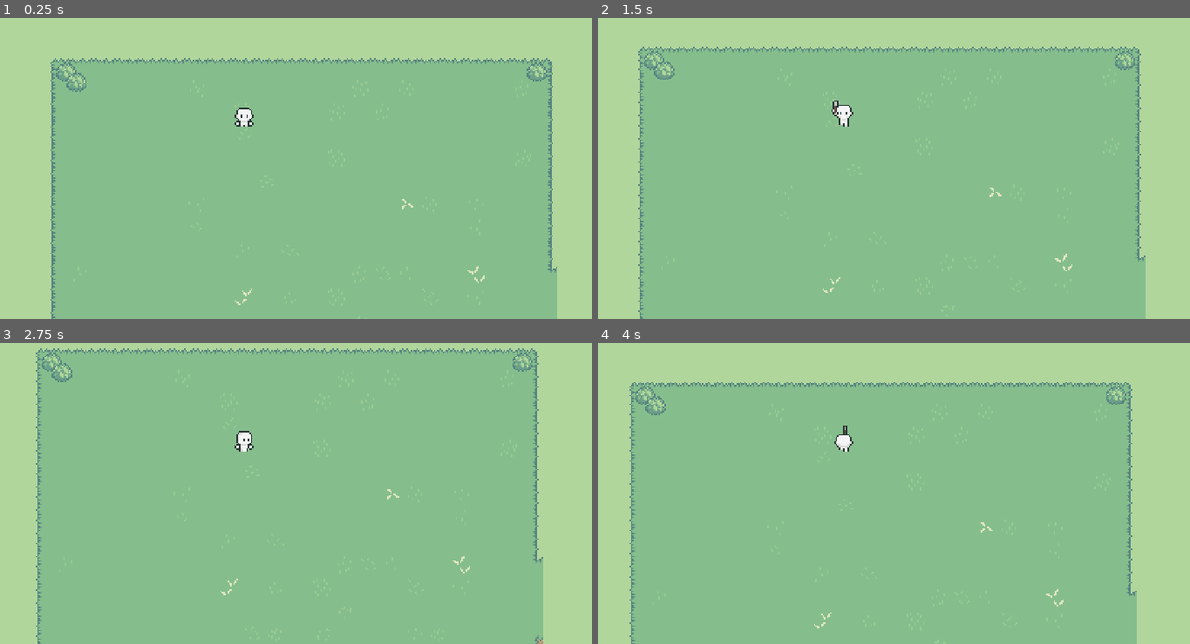
Above: before the commit, frames 1-4 (two rows, left to right).
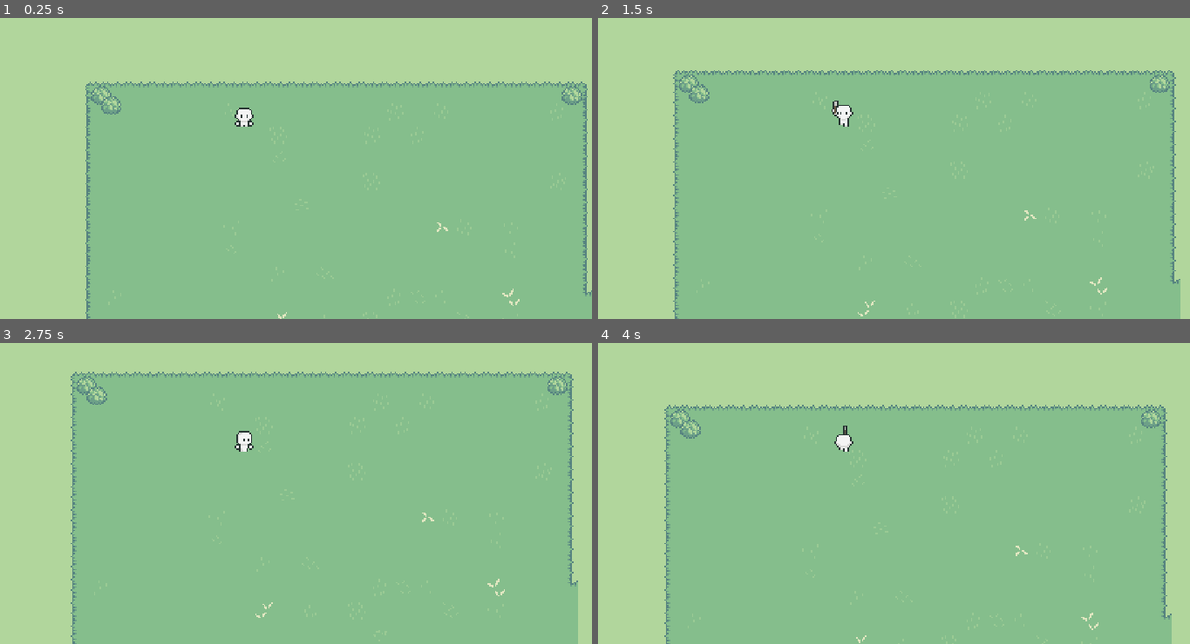
Above: after the commit, the same moments.

Repository: Grazulex/frpg
Game: Godot game, scene res://playground.tscn
The game is run twice, just before and just after one commit, with the same random seed, the same clock (stepped at 60 frames per second) and the same inputs.
Inputs:
- Up to frame 1 (0.25 s): no input
- Up to frame 2 (1.5 s): hold Right (right) 0.53-1.28 s; hold A (axe) 0.53-1.28 s; hold Down (down) from 1.28 s (still down); tap A (axe) at 1.35 s
- Up to frame 3 (2.75 s): release Down (down) at 2.03 s; hold Right (right) from 2.03 s (still down); hold A (axe) from 2.03 s (still down)
- Up to frame 4 (4 s): release Right (right) at 2.78 s; release A (axe) at 2.78 s; hold Up (up) 2.78-3.53 s; tap A (axe) at 2.85 s; hold Left (left) from 3.53 s (still down); hold A (axe) from 3.53 s (still down)

The runs differ from the first frame. In frame 1, 17% of the frame differs, in the area x 8-100%, y 13-100%; in frame 2, 17%; in frame 3, 18%, in the area x 6-98%, y 1-100%; in frame 4, 17%.

Commit message:
add cmera limit

Diff:
--- /dev/null
+++ b/00_Globals/GlobalLevelManager.gd
@@ -0,0 +1,8 @@
+extends Node
+
+var current_tilemap_bounds : Array[ Vector2 ]
+signal TileMapBoundsChanged ( bounds : Array[ Vector2 ] )
+
+func ChangeTilemapBounds (bounds : Array[ Vector2 ] ) -> void:
+	current_tilemap_bounds = bounds
+	TileMapBoundsChanged.emit( bounds )
--- /dev/null
+++ b/Player/Scripts/PlayerCamera.gd
@@ -0,0 +1,18 @@
+class_name PlayerCamera extends Camera2D
+
+
+# Called when the node enters the scene tree for the first time.
+func _ready():
+	LevelManager.TileMapBoundsChanged.connect( UpdateLimits )
+	UpdateLimits( LevelManager.current_tilemap_bounds )
+	pass # Replace with function body.
+
+
+func UpdateLimits( bounds : Array[ Vector2 ] ) -> void:
+	if bounds == []:
+		return
+	limit_left = int( bounds[0].x )
+	limit_top = int( bounds[0].y )
+	limit_right = int( bounds[1].x )
+	limit_bottom = int( bounds[1].y )
+	pass
--- a/Player/Scripts/player.gd
+++ b/Player/Scripts/player.gd
@@ -1,6 +1,7 @@
 class_name Player extends CharacterBody2D
 
 var cardinal_direction : Vector2 = Vector2.DOWN
+const DIR_4 = [ Vector2.RIGHT, Vector2.DOWN, Vector2.LEFT, Vector2.UP ]
 var direction : Vector2 = Vector2.ZERO
 
 @onready var animation_player : AnimationPlayer = $AnimationPlayer
@@ -29,14 +30,10 @@
 	move_and_slide()
 
 func SetDirection() -> bool:
-	var new_direction : Vector2 = cardinal_direction
 	if direction == Vector2.ZERO:
 		return false
-
-	if direction.y == 0:
-		new_direction = Vector2.LEFT if direction.x < 0 else Vector2.RIGHT
-	elif direction.x == 0:
-		new_direction = Vector2.UP if direction.y < 0 else Vector2.DOWN
+	var direction_id : int  = int( round( ( direction + cardinal_direction * 0.1 ).angle() / TAU * DIR_4.size() ) )
+	var new_direction = DIR_4[ direction_id ]
 
 	if new_direction == cardinal_direction:
 		return false
--- a/Player/player.tscn
+++ b/Player/player.tscn
@@ -10,6 +10,7 @@
 [ext_resource type="Script" path="res://Player/Scripts/state_axe.gd" id="8_377sv"]
 [ext_resource type="AudioStream" uid="uid://wsj3cj2wq1rt" path="res://Player/Audios/axe.mp3" id="9_83akb"]
 [ext_resource type="Script" path="res://Player/Scripts/PlayerInteractionsHost.gd" id="10_d14a5"]
+[ext_resource type="Script" path="res://Player/Scripts/PlayerCamera.gd" id="10_pvvgu"]
 [ext_resource type="PackedScene" uid="uid://5icdwoynlihv" path="res://GeneralNode/HurtBox/hurt_box.tscn" id="10_y5cya"]
 
 [sub_resource type="CircleShape2D" id="CircleShape2D_hfrb3"]
@@ -275,7 +276,6 @@
 radius = 4.5
 
 [node name="Player" type="CharacterBody2D"]
-position = Vector2(24, 16)
 collision_mask = 16
 motion_mode = 1
 wall_min_slide_angle = 0.174533
@@ -324,6 +324,8 @@
 axe_sound = ExtResource("9_83akb")
 
 [node name="Camera2D" type="Camera2D" parent="."]
+editor_draw_limits = true
+script = ExtResource("10_pvvgu")
 
 [node name="Audio" type="Node" parent="."]
 
--- a/Props/Plants/plant.tscn
+++ b/Props/Plants/plant.tscn
@@ -1,8 +1,11 @@
-[gd_scene load_steps=5 format=3 uid="uid://b66mnwneqia7e"]
+[gd_scene load_steps=6 format=3 uid="uid://b66mnwneqia7e"]
 
 [ext_resource type="Script" path="res://Props/Plants/plant.gd" id="1_2v216"]
 [ext_resource type="Texture2D" uid="uid://d4htvut52vdjt" path="res://Props/Sprites/props.png" id="2_l5ups"]
 [ext_resource type="PackedScene" uid="uid://d1pk1vevwh28u" path="res://GeneralNode/HitBox/hit_box.tscn" id="3_8oldd"]
+
+[sub_resource type="RectangleShape2D" id="RectangleShape2D_wcvy0"]
+size = Vector2(12, 9)
 
 [sub_resource type="RectangleShape2D" id="RectangleShape2D_ncnk4"]
 size = Vector2(10, 8)
@@ -20,7 +23,9 @@
 [node name="HitBox" parent="." instance=ExtResource("3_8oldd")]
 
 [node name="CollisionShape2D" type="CollisionShape2D" parent="HitBox"]
-shape = SubResource("RectangleShape2D_ncnk4")
+position = Vector2(0, -2.5)
+shape = SubResource("RectangleShape2D_wcvy0")
+debug_color = Color(0.668787, 0.509837, 0.0124351, 0.42)
 
 [node name="StaticBody2D" type="StaticBody2D" parent="."]
 position = Vector2(0, -3)
--- /dev/null
+++ b/Tile Maps/LevelTileMap.gd
@@ -0,0 +1,16 @@
+class_name LevelTileMap extends TileMap
+
+# Called when the node enters the scene tree for the first time.
+func _ready():
+	LevelManager.ChangeTilemapBounds( GetTilemapBounds() )
+	pass # Replace with function body.
+
+func GetTilemapBounds() -> Array[ Vector2 ]:
+	var bounds : Array[ Vector2 ] = []
+	bounds.append(
+		Vector2( get_used_rect().position * rendering_quadrant_size )
+	)
+	bounds.append(
+		Vector2( get_used_rect().end * rendering_quadrant_size)
+	)
+	return bounds
--- a/Tile Maps/grass-01.tscn
+++ b/Tile Maps/grass-01.tscn
@@ -1,7 +1,8 @@
-[gd_scene load_steps=6 format=3 uid="uid://cryfgdl6lc0jl"]
+[gd_scene load_steps=7 format=3 uid="uid://cryfgdl6lc0jl"]
 
 [ext_resource type="Texture2D" uid="uid://cby33a7xiyhc1" path="res://Tile Maps/Sprites/grass-01.png" id="1_qc4k4"]
 [ext_resource type="Texture2D" uid="uid://boyo54j7bv4ji" path="res://Tile Maps/Sprites/texture.png" id="2_j4g5w"]
+[ext_resource type="Script" path="res://Tile Maps/LevelTileMap.gd" id="3_3oj1f"]
 
 [sub_resource type="TileSetAtlasSource" id="TileSetAtlasSource_1qgg2"]
 texture = ExtResource("1_qc4k4")
@@ -888,3 +889,4 @@
 layer_0/tile_data = PackedInt32Array(-1572888, 65537, 1, -1507352, 65537, 1, -1441816, 65537, 1, -1376280, 65537, 1, -1 …(156190 unchanged characters)…
 layer_1/name = "texture"
 layer_1/tile_data = PackedInt32Array(524282, 65538, 4, 1048570, 131074, 3, 1114106, 65538, 5, 917499, 458754, 3, 111410 …(1011 unchanged characters)…
+script = ExtResource("3_3oj1f")
--- a/project.godot
+++ b/project.godot
@@ -15,12 +15,16 @@
 config/features=PackedStringArray("4.2", "GL Compatibility")
 config/icon="res://icon.svg"
 
+[autoload]
+
+LevelManager="*res://00_Globals/GlobalLevelManager.gd"
+
 [display]
 
 window/size/viewport_width=480
 window/size/viewport_height=270
-window/size/window_width_override=1920
-window/size/window_height_override=1080
+window/size/window_width_override=960
+window/size/window_height_override=540
 window/stretch/mode="viewport"
 
 [dotnet]
Not shown: 1 places in Player/player.tscn that only renumber resources
